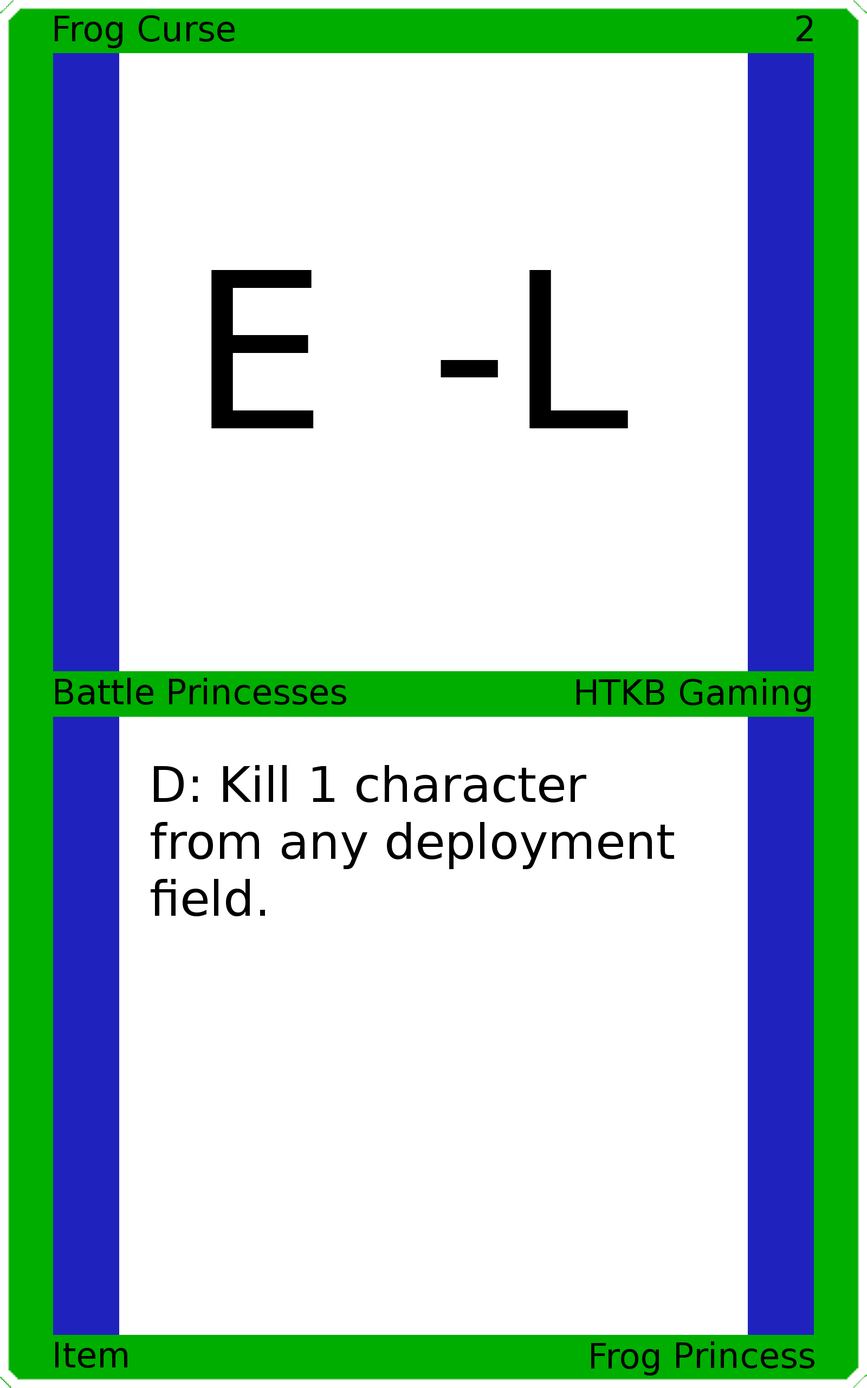
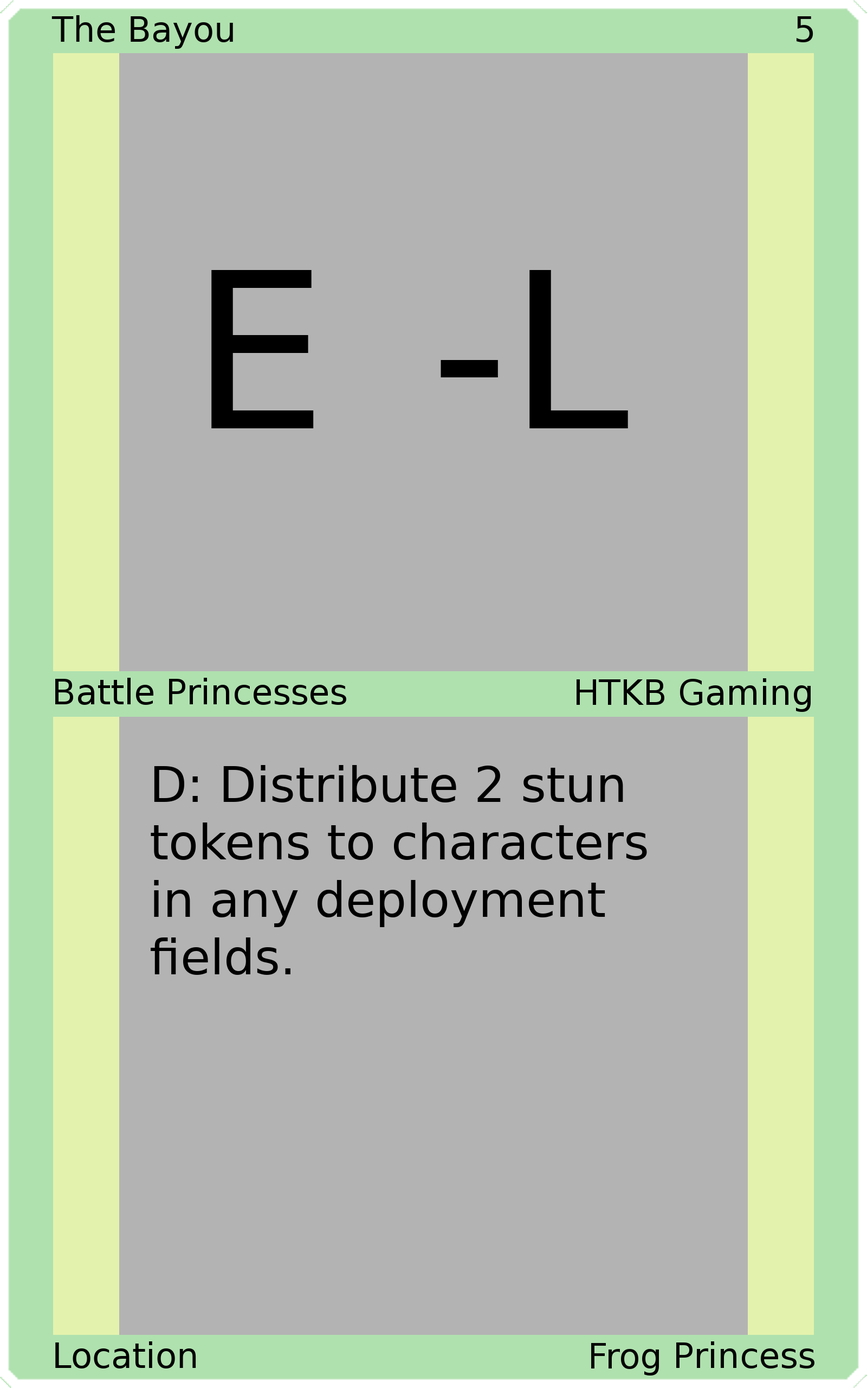
The second 867 x 1388 image is a revision of the first. Changes to its layers:
painted on "Upper Left" over bbox(51, 15, 235, 49)
painted on "Upper Right" over bbox(796, 15, 814, 43)
painted on "Card Text" over bbox(150, 764, 675, 975)
painted on "Bottom Left" over bbox(55, 1340, 197, 1369)
painted on "Border" over bbox(0, 0, 867, 1388)
painted on "Top Background" over bbox(119, 52, 748, 673)
painted on "Bottom Background" over bbox(119, 715, 748, 1336)
painted on "Background" over bbox(35, 35, 832, 1352)
